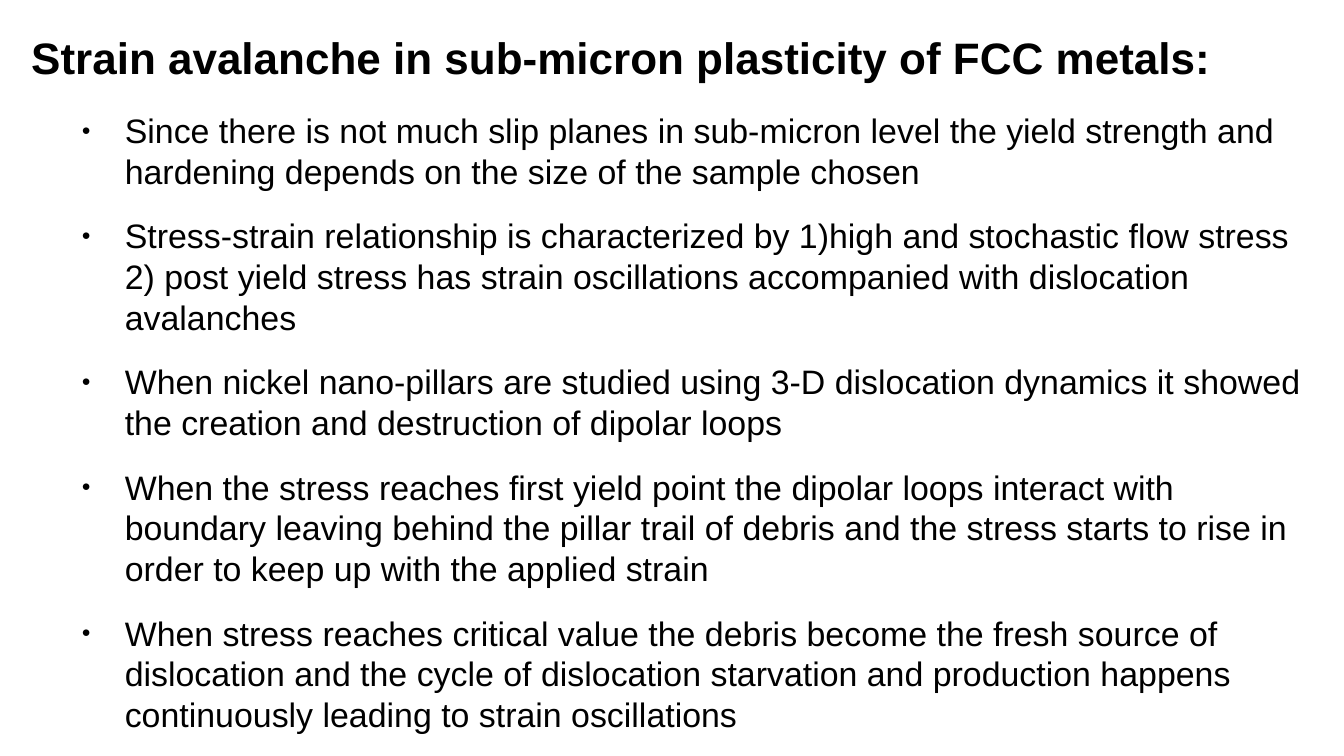
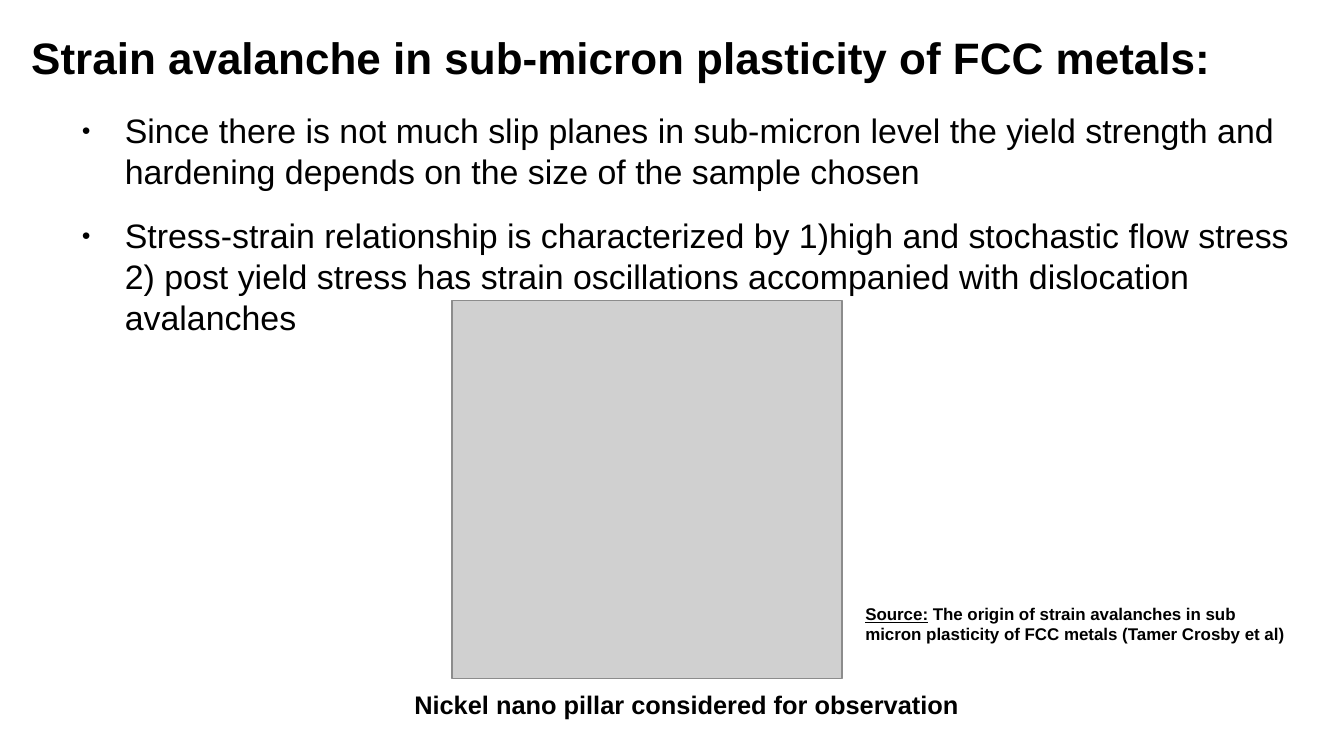
Before and after one commit to ARUN-PRAKASH-95/Journal-club, a slide deck: slide 8 of Presentation/Journalclub.odp. Drawn at 1344x756 pixels with LibreOffice and Linux fonts; fonts in the diff are those of the drawing; grey boxes stand for pictures. Boxes give left, top, right and bottom in pixels: in the first picture for what was removed or moved away, otherwise in the second. Text is boxed around its words. In the diff, an @@ line names an element or a change of style, - is before the commit and + after.

```diff
--- a/Presentation/Journalclub.odp
+++ b/Presentation/Journalclub.odp
@@ picture added at (452,300,843,678) @@
@@ text at (125,369,1300,734): paragraphs removed @@
-● When nickel nano-pillars are studied using 3-D dislocation dynamics it showed the creation and destruction of dipolar loops
-● When the stress reaches first yield point the dipolar loops interact with boundary leaving behind the pillar trail of debris and the stress starts to rise in order to keep up with the applied strain
-● When stress reaches critical value the debris become the fresh source of dislocation and the cycle of dislocation starvation and production happens continuously leading to strain oscillations
@@ text added at (865,607,1284,644), 10 pt, text #000000, bold @@
+Source: The origin of strain avalanches in sub micron plasticity of FCC metals (Tamer Crosby et al)
@@ text added at (414,695,959,719), 15 pt, text #000000, bold @@
+Nickel nano pillar considered for observation
```
Also in this commit, not shown: 15 other slides changed, 1 slide added, 1 other file.
